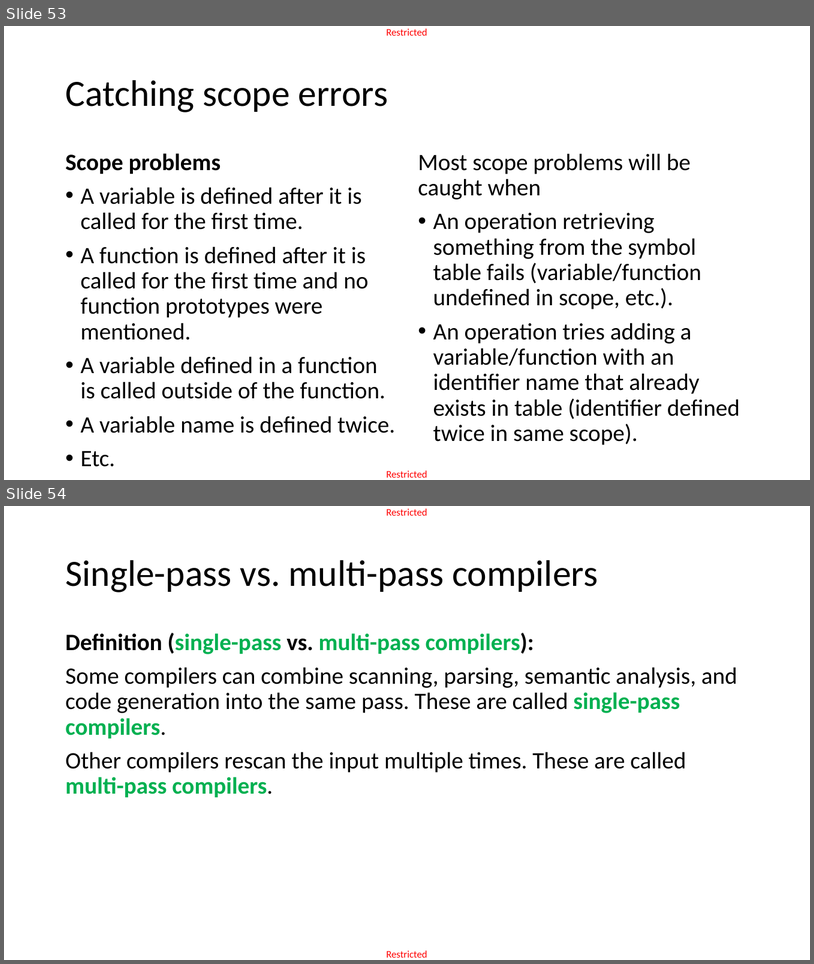
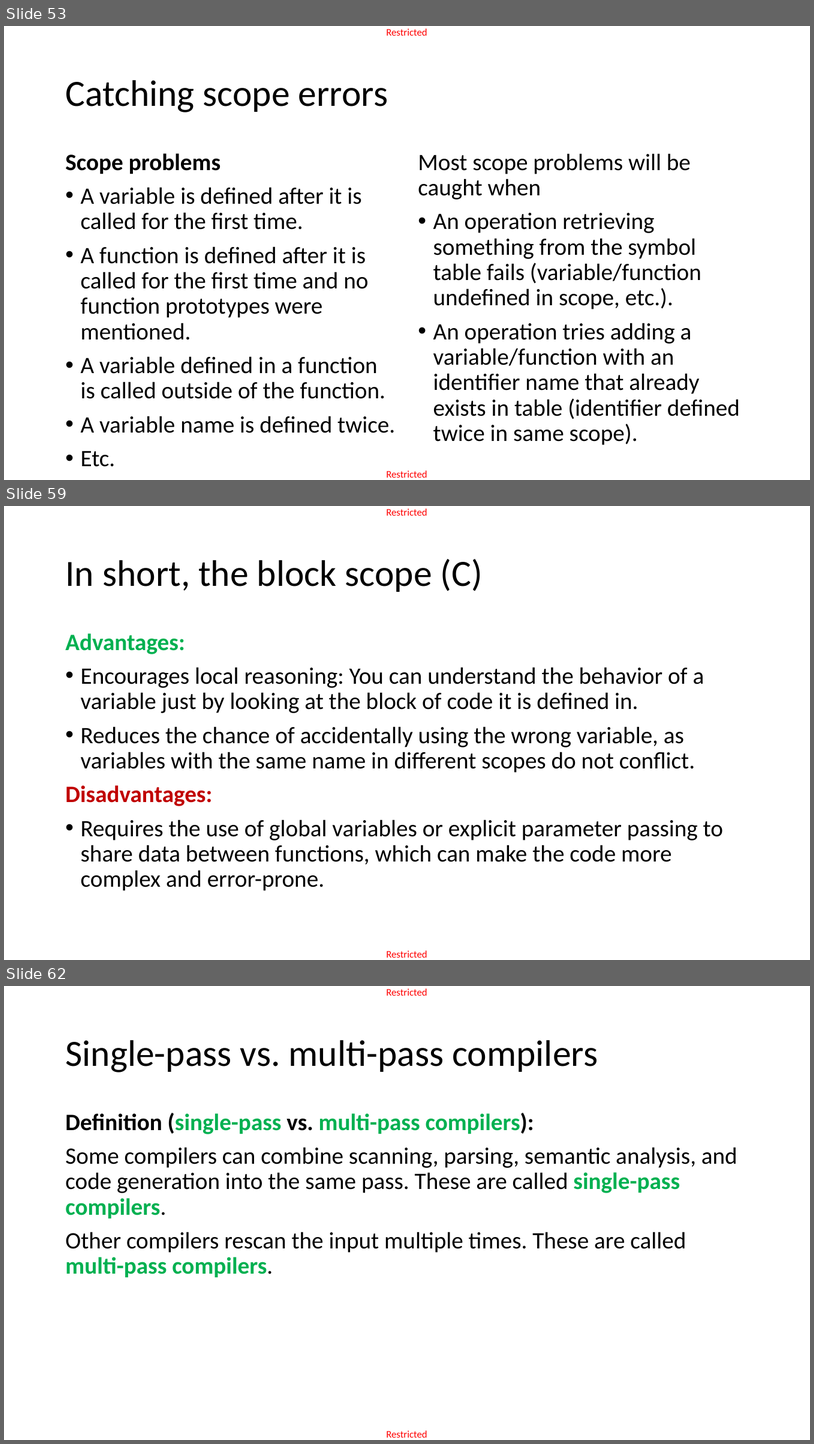
Before and after one commit to matthieudemari/SUTD_PLC_50_051, a slide deck: W12/W12S1/W12S1.pptx. Shown one above the other, each under a label of ours: slides 53 and 54 before the commit, slides 53, 59 and 62 after it; the slides between them are not shown. The pictures are 814x964 and 814x1444 pixels, drawn with LibreOffice and Linux fonts; fonts in the diff are those of the drawing. Boxes give left, top, right and bottom in pixels: in the first picture for what was removed or moved away, otherwise in the second. Text is boxed around its words. In the diff, an @@ line names an element or a change of style, - is before the commit and + after.

```diff
--- a/W12/W12S1/W12S1.pptx
+++ b/W12/W12S1/W12S1.pptx
@@ slide 59 added at box(4, 506, 810, 960), background #FFFFFF; not listed: 2 template elements that a slide beside it also shows @@
@@ title added at box(65, 559, 483, 592), 44 pt, text #000000 @@
+In short, the block scope (C)
@@ text added at box(65, 633, 723, 891), 28 pt, text #000000 @@
+Advantages:
+• Encourages local reasoning: You can understand the behavior of a variable just by looking at the block of code it is defined in.
+• Reduces the chance of accidentally using the wrong variable, as variables with the same name in different scopes do not conflict.
+Disadvantages:
+• Requires the use of global variables or explicit parameter passing to share data between functions, which can make the code more complex and error-prone.
@@ what was slide 54 is now slide 62 @@
```
Also in this commit, not shown: 6 slides changed, 7 other slides added, 1 other file.
